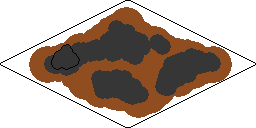
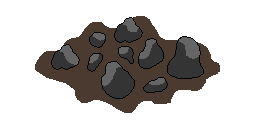
Layer changes from the first (256, 128) image to the second:
added layer "Coal6" above "Coal5" over [118, 38, 164, 69]
added layer "Coal5" above "Coal4" over [143, 36, 204, 93]
added layer "Coal4" above "Coal3" over [87, 32, 106, 72]
added layer "Coal3" above "Coal2" over [101, 61, 135, 99]
added layer "Coal2" above "Coal1" over [114, 17, 143, 43]
painted on "Coal1" over [60, 45, 79, 65]
painted on "Dirt" over [29, 7, 232, 118]
hid "Background" over [0, 0, 256, 128]
